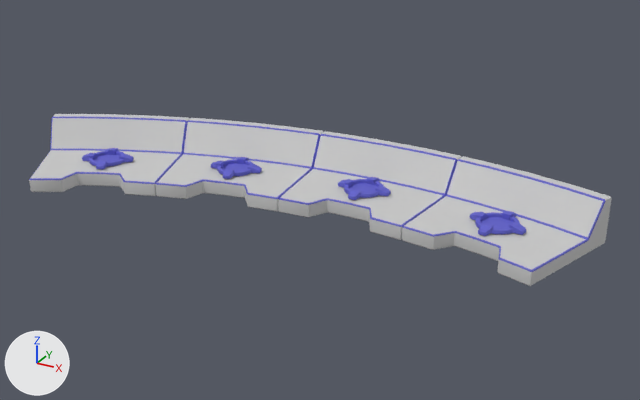
What one commit did to the FBX model Quimica LAB/Assets/Models/Proyector/Atom Trays.FBX.
Rendered twice from a camera (50 mm lens) standing at (0.911, -0.054, 1.821) and looking at (-0.077, 1.742, 0.923). Every picture has the same lights, and +X, +Y and +Z are marked at lower left.

Script lines for the objects in view, before the commit:
```python
ob_tray_001 = bpy.data.objects.new('Tray_001', me_mesh)
ob_tray_001.parent = ob_trays_pivot
ob_tray_001.location = (0.0, 0.0, 0.0)
ob_tray_001.rotation_euler = (0.0, 0.0, -0.628)  # degrees (0, 0, -36)
ob_tray_002 = bpy.data.objects.new('Tray_002', me_mesh_001)
ob_tray_002.parent = ob_trays_pivot
ob_tray_002.location = (0.0, 0.0, 0.0)
ob_tray_002.rotation_euler = (0.0, 0.0, -0.838)  # degrees (0, 0, -48)
ob_tray_003 = bpy.data.objects.new('Tray_003', me_mesh_002)
ob_tray_003.parent = ob_trays_pivot
ob_tray_003.location = (0.0, 0.0, 0.0)
ob_tray_003.rotation_euler = (0.0, 0.0, -0.419)  # degrees (0, 0, -24)
ob_tray_004 = bpy.data.objects.new('Tray_004', me_mesh_003)
ob_tray_004.parent = ob_trays_pivot
ob_tray_004.location = (0.0, 0.0, 0.0)
ob_tray_004.rotation_euler = (0.0, 0.0, -0.209)  # degrees (0, 0, -12)
```
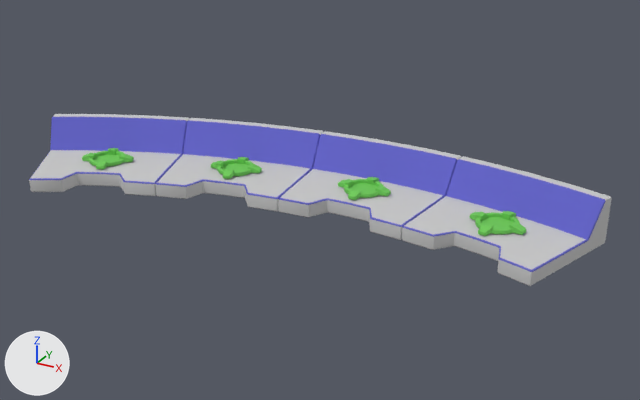
The change in detail:
Material 'Blue Metal' (mat_blue_metal) is new.
Its base color is (0.153, 0.588, 0.0941) (green #6dca56).
Its roughness is 0.859.
me_mesh_001 has 612 vertices, 1200 faces and spans x -126.9..-80.2, y 119.1..164.4, z 90.5..102.4.
me_mesh_001 is used by ob_tray_002; parent ob_trays_pivot; location (0.0, 0.0, 0.0); rotation (0.0, 0.0, -0.838), in degrees (0, 0, -48).
me_mesh_001 part 7: all 972 faces centred in x -108.0..-95.8, y 134.2..146.4, z 94.7..96.2 switch from mat_blue_plastic (blue #6060ca) to mat_blue_metal (green #6dca56).
me_mesh_001 part 8: all 6 faces centred in x -113.9..-94.6, y 145.8..157.1, z 97.1..99.6 switch from mat_white_plastic (light grey #cacaca) to mat_blue_plastic (blue #6060ca).
me_mesh_001 part 9: all 2 faces centred in x -121.2..-117.8, y 139.8..140.6, z 97.1..99.6 switch from mat_white_plastic (light grey #cacaca) to mat_blue_plastic (blue #6060ca).
me_mesh_002 has 612 vertices, 1200 faces and spans x -126.9..-80.2, y 119.1..164.4, z 90.5..102.4.
me_mesh_002 is used by ob_tray_003; parent ob_trays_pivot; location (0.0, 0.0, 0.0); rotation (0.0, 0.0, -0.419), in degrees (0, 0, -24).
me_mesh_002 part 10: all 972 faces centred in x -108.0..-95.8, y 134.2..146.4, z 94.7..96.2 switch from mat_blue_plastic (blue #6060ca) to mat_blue_metal (green #6dca56).
me_mesh_002 part 11: all 6 faces centred in x -113.9..-94.6, y 145.8..157.1, z 97.1..99.6 switch from mat_white_plastic (light grey #cacaca) to mat_blue_plastic (blue #6060ca).
me_mesh_002 part 12: all 2 faces centred in x -121.2..-117.8, y 139.8..140.6, z 97.1..99.6 switch from mat_white_plastic (light grey #cacaca) to mat_blue_plastic (blue #6060ca).
me_mesh has 612 vertices, 1200 faces and spans x -126.9..-80.2, y 119.1..164.4, z 90.5..102.4.
me_mesh is used by ob_tray_001; parent ob_trays_pivot; location (0.0, 0.0, 0.0); rotation (0.0, 0.0, -0.628), in degrees (0, 0, -36).
me_mesh part 4: all 972 faces centred in x -108.0..-95.8, y 134.2..146.4, z 94.7..96.2 switch from mat_blue_plastic (blue #6060ca) to mat_blue_metal (green #6dca56).
me_mesh part 5: all 6 faces centred in x -113.9..-94.6, y 145.8..157.1, z 97.1..99.6 switch from mat_white_plastic (light grey #cacaca) to mat_blue_plastic (blue #6060ca).
me_mesh part 6: all 2 faces centred in x -121.2..-117.8, y 139.8..140.6, z 97.1..99.6 switch from mat_white_plastic (light grey #cacaca) to mat_blue_plastic (blue #6060ca).
me_mesh_003 has 612 vertices, 1200 faces and spans x -126.9..-80.2, y 119.1..164.4, z 90.5..102.4.
me_mesh_003 is used by ob_tray_004; parent ob_trays_pivot; location (0.0, 0.0, 0.0); rotation (0.0, 0.0, -0.209), in degrees (0, 0, -12).
me_mesh_003 part 1: all 972 faces centred in x -108.0..-95.8, y 134.2..146.4, z 94.7..96.2 switch from mat_blue_plastic (blue #6060ca) to mat_blue_metal (green #6dca56).
me_mesh_003 part 2: all 6 faces centred in x -113.9..-94.6, y 145.8..157.1, z 97.1..99.6 switch from mat_white_plastic (light grey #cacaca) to mat_blue_plastic (blue #6060ca).
me_mesh_003 part 3: all 2 faces centred in x -121.2..-117.8, y 139.8..140.6, z 97.1..99.6 switch from mat_white_plastic (light grey #cacaca) to mat_blue_plastic (blue #6060ca).

Pixel boxes (x1, y1, x2, y2) of what changed, in the pictures (640 x 400 px):
part 1 of me_mesh_003, recoloured (blue to green): (82, 148, 134, 169) in both
part 2 of me_mesh_003, recoloured (grey to blue): (84, 118, 185, 152) in both
part 3 of me_mesh_003, recoloured (grey to blue): (51, 118, 86, 149) in both
part 4 of me_mesh, recoloured (blue to green): (338, 177, 391, 200) in both
part 5 of me_mesh, recoloured (grey to blue): (346, 140, 455, 194) in both
part 6 of me_mesh, recoloured (grey to blue): (314, 136, 353, 172) in both
part 7 of me_mesh_001, recoloured (blue to green): (470, 211, 526, 236) in both
part 8 of me_mesh_001, recoloured (grey to blue): (481, 169, 603, 237) in both
part 9 of me_mesh_001, recoloured (grey to blue): (447, 161, 492, 203) in both
part 10 of me_mesh_002, recoloured (blue to green): (211, 157, 262, 179) in both
part 11 of me_mesh_002, recoloured (grey to blue): (215, 124, 318, 167) in both
part 12 of me_mesh_002, recoloured (grey to blue): (184, 122, 220, 155) in both
